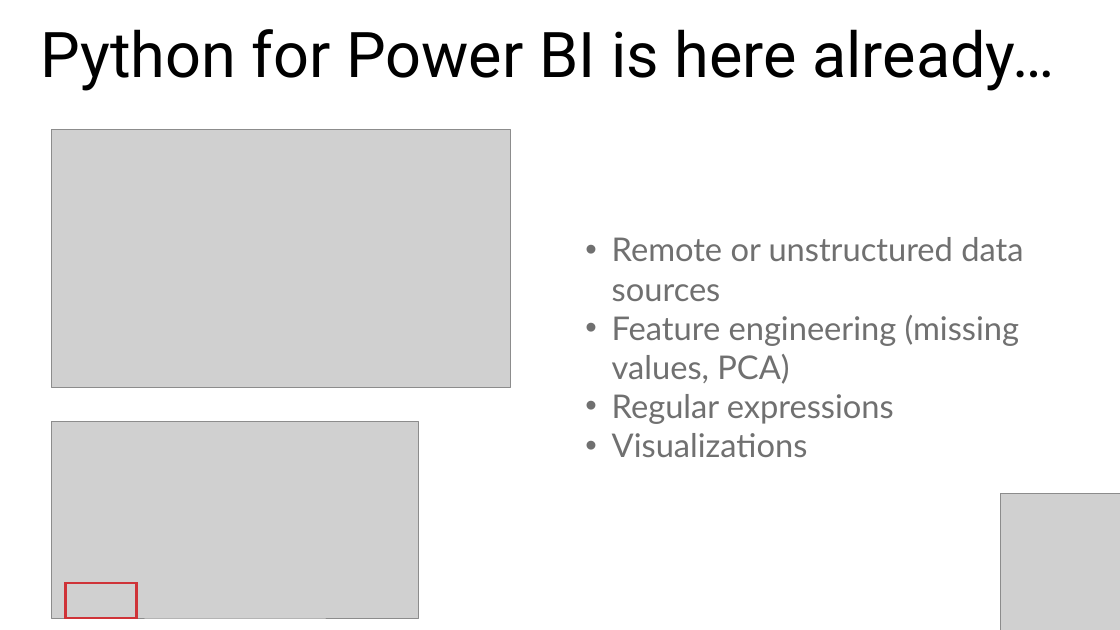
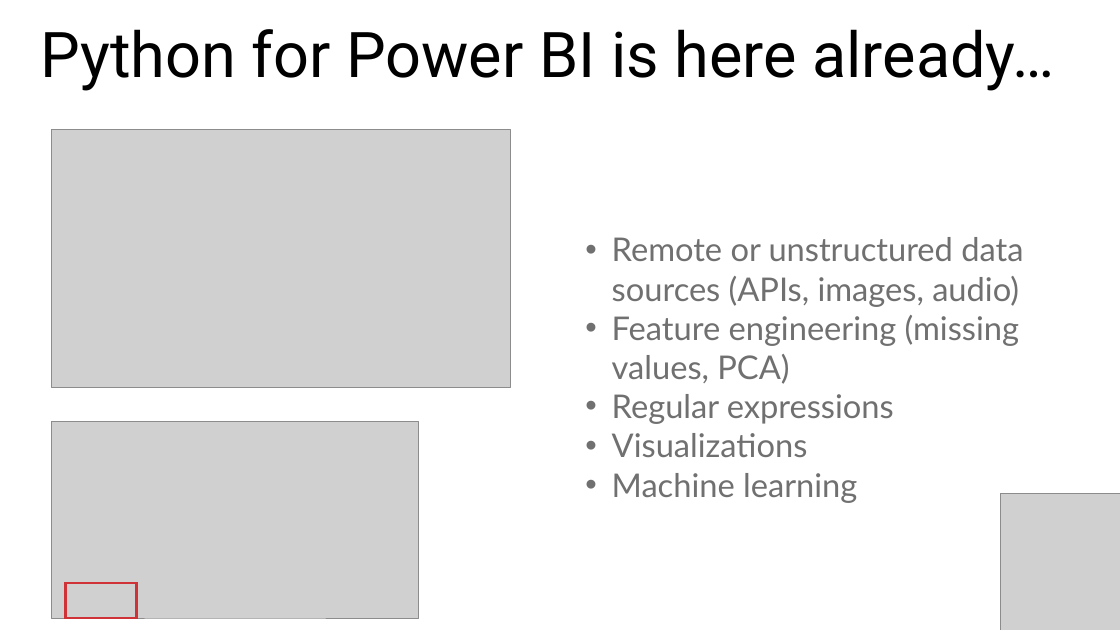
Before and after one commit to stringfestdata/rmb-aina-meetup, a slide deck: slide 9 of rmb-aina-meetup.pptx. Drawn at 1120x630 pixels with LibreOffice and Linux fonts; fonts in the diff are those of the drawing; grey boxes stand for pictures. Boxes give left, top, right and bottom in pixels: in the first picture for what was removed or moved away, otherwise in the second. Text is boxed around its words. In the diff, an @@ line names an element or a change of style, - is before the commit and + after.

```diff
--- a/rmb-aina-meetup.pptx
+++ b/rmb-aina-meetup.pptx
@@ text at <box>612,237,1023,307</box>: text changed @@
-• Remote or unstructured data sources
+• Remote or unstructured data sources (APIs, images, audio)
@@ text at <box>612,473,857,503</box>: paragraph added @@
+• Machine learning
```
Also in this commit, not shown: 1 other slide changed, 5 slides removed, 4 other files.
